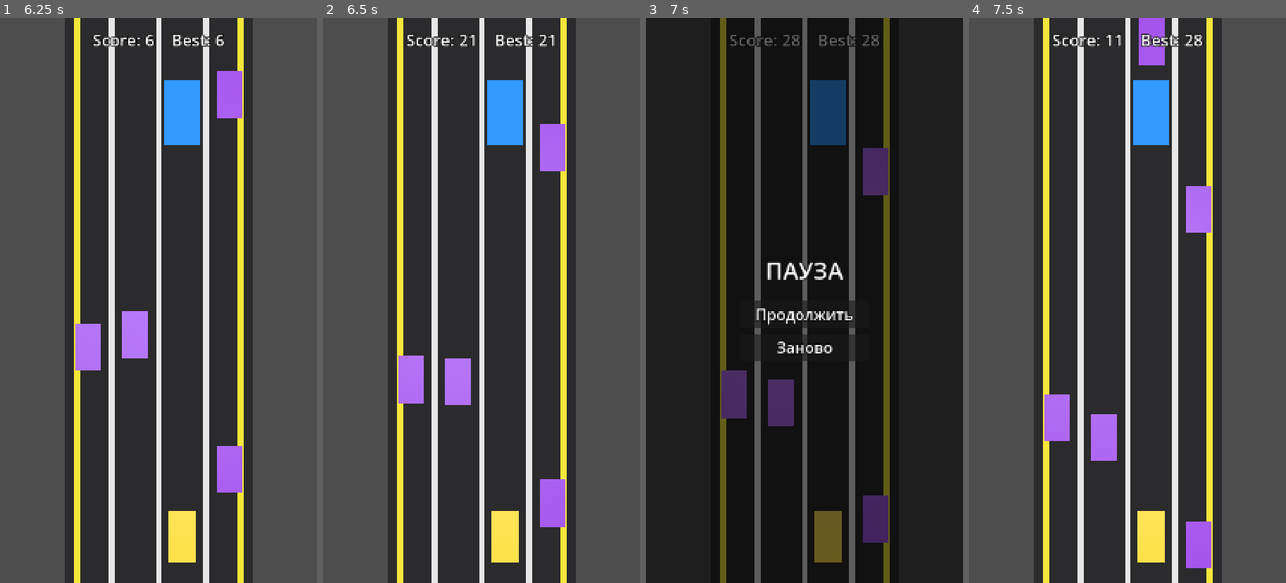
Above: before the commit, frames 1-4 (left to right).
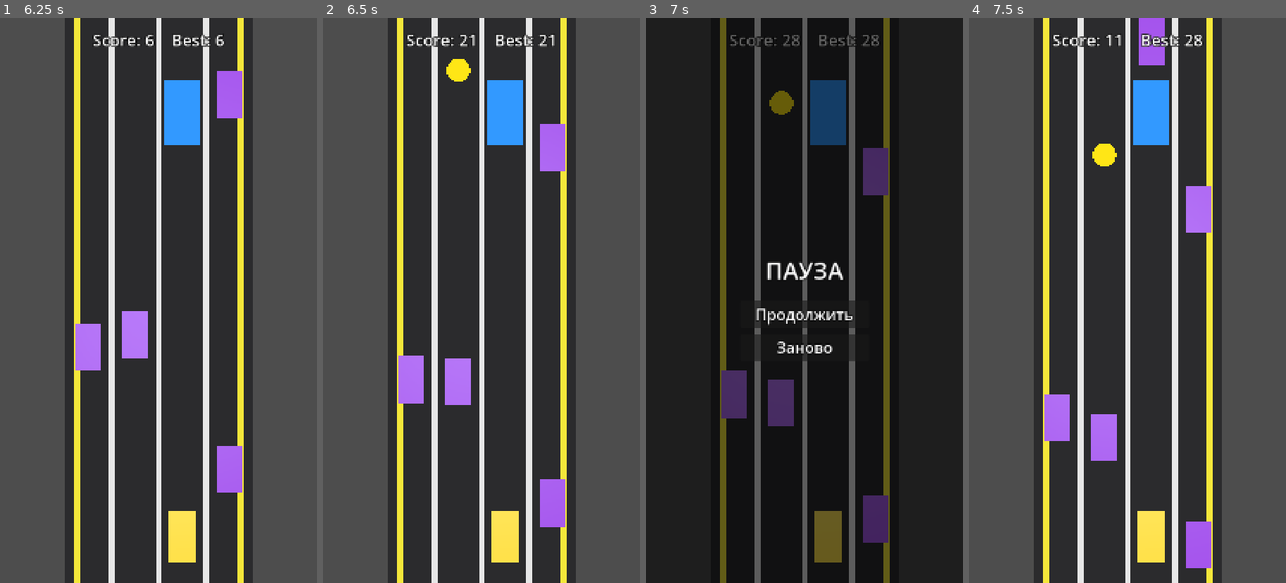
Above: after the commit, the same moments.

Repository: mibazarow/car-game
Game: Godot game, scene res://scenes/Main.tscn
The game is run twice, just before and just after one commit, with the same random seed, the same clock (stepped at 60 frames per second) and the same inputs.
Inputs:
- Up to frame 1 (6.25 s): click "Играть" at 0.5 s; tap Enter (ui_accept) at 1.25, 1.52, 2.27, 4.52, 5.27, 6.02 s; hold Right (move_right) 1.28-2.03 s; tap P at 1.35, 2.85, 5.1 s; hold Left (move_left) 2.03-2.78 s; tap R at 2.1, 4.35, 5.85 s; hold Right (move_right) 2.78-3.5 s; click "Заново" at 3.5 s; hold Right (move_right) 4.28-5.03 s; hold Left (move_left) from 5.03 s (still down)
- Up to frame 2 (6.5 s): keep holding Left (move_left)
- Up to frame 3 (7 s): keep holding Left (move_left); tap P at 6.6 s
- Up to frame 4 (7.5 s): release Left (move_left) at 7.25 s; click "Заново" at 7.25 s

Frame 1 is identical in both runs. In frame 2, 0.2% of the frame differs, in the area x 38-47%, y 7-12%; in frame 3, 0.2%, in the area x 38-47%, y 12-18%; in frame 4, 0.2%.

Commit message:
Nitro pickup: yellow circle every 15 passed cars, target approaches on pickup

Diff:
--- a/autoload/GameState.gd
+++ b/autoload/GameState.gd
@@ -4,6 +4,9 @@
 
 ## Emitted whenever `score` changes (so the HUD can refresh).
 signal score_changed
+
+## Emitted when enough traffic cars have been overtaken to spawn a nitro pickup.
+signal nitro_should_spawn
 
 ## Path (in user://) where the best score is persisted between runs.
 const BEST_SAVE_PATH := "user://best.cfg"
@@ -44,6 +47,10 @@
 const SPEED_STEP := 0.2
 ## Upper bound for the scroll speed.
 const SPEED_MAX := 20.0
+## Spawn a nitro pickup after this many overtaken traffic cars.
+const NITRO_EVERY := 15
+## How long (seconds) nitro stays active once collected.
+const NITRO_DURATION := 2.0
 
 ## Forward speed used by the road scroll.
 var speed: float = BASE_SPEED
@@ -55,6 +62,10 @@
 var state: String = "menu"
 ## Difficulty level already applied (speed bumps consumed).
 var _level := 0
+## Number of traffic cars overtaken since the last nitro pickup spawn.
+var passed_cars := 0
+## Seconds of nitro remaining (drained in `_process`; enemy approaches while > 0).
+var nitro_time := 0.0
 
 
 ## Add points to the current score and notify the HUD. Keeps `best` updated.
@@ -66,6 +77,27 @@
 		best = score
 	_update_difficulty()
 	score_changed.emit()
+
+
+## Called by traffic when a car is overtaken: score it, count it, and emit a
+## nitro-spawn signal once `NITRO_EVERY` cars have passed.
+func on_car_passed() -> void:
+	if state != "playing":
+		return
+	add_score(1)
+	passed_cars += 1
+	if passed_cars >= NITRO_EVERY:
+		passed_cars = 0
+		nitro_should_spawn.emit()
+
+## Start (or refresh) the nitro timer for `NITRO_DURATION` seconds.
+func activate_nitro() -> void:
+	nitro_time = NITRO_DURATION
+
+## Drain the nitro timer while playing so the fleeing car approaches.
+func _process(delta: float) -> void:
+	if state == "playing":
+		nitro_time = maxf(0.0, nitro_time - delta)
 
 
 ## Slowly raise `speed` as the score climbs, one small bump per
@@ -94,6 +126,8 @@
 	state = "playing"
 	speed = BASE_SPEED
 	_level = 0
+	passed_cars = 0
+	nitro_time = 0.0
 	score_changed.emit()
 
 ## Start a run from the menu: reset and enter the "playing" state.
--- a/scenes/Main.tscn
+++ b/scenes/Main.tscn
@@ -1,9 +1,10 @@
-[gd_scene load_steps=11 format=3 uid="uid://c1m4n7p2q9r3s5"]
+[gd_scene load_steps=12 format=3 uid="uid://c1m4n7p2q9r3s5"]
 
 [ext_resource type="PackedScene" path="res://scenes/RoadGenerator.tscn" id="1_roadgen"]
 [ext_resource type="PackedScene" path="res://scenes/PlayerCar.tscn" id="2_player"]
 [ext_resource type="PackedScene" path="res://scenes/TrafficSpawner.tscn" id="3_spawner"]
 [ext_resource type="PackedScene" path="res://scenes/FleeingCar.tscn" id="4_fleeing"]
+[ext_resource type="PackedScene" path="res://scenes/NitroSpawner.tscn" id="9_nitrospawner"]
 [ext_resource type="PackedScene" path="res://scenes/HUD.tscn" id="5_hud"]
 [ext_resource type="PackedScene" path="res://scenes/GameOverScreen.tscn" id="6_over"]
 [ext_resource type="PackedScene" path="res://scenes/MenuScreen.tscn" id="7_menu"]
@@ -27,6 +28,8 @@
 
 [node name="RoadGenerator" parent="." instance=ExtResource("1_roadgen")]
 
+[node name="NitroSpawner" parent="." instance=ExtResource("9_nitrospawner")]
+
 [node name="PlayerCar" parent="." instance=ExtResource("2_player")]
 
 [node name="TrafficSpawner" parent="." instance=ExtResource("3_spawner")]
--- /dev/null
+++ b/scenes/NitroPickup.tscn
@@ -0,0 +1,31 @@
+[gd_scene load_steps=4 format=3 uid="uid://n1t0r1p1c1k0u9"]
+
+[ext_resource type="Script" path="res://scripts/nitro_pickup.gd" id="1_pickup"]
+
+[sub_resource type="CylinderMesh" id="CylinderMesh_disc"]
+radius = 0.9
+height = 0.15
+
+[sub_resource type="StandardMaterial3D" id="Mat_yellow"]
+shading_mode = 0
+albedo_color = Color(1, 0.9, 0.1, 1)
+metalness = 0.0
+roughness = 0.5
+
+[sub_resource type="CylinderShape3D" id="Shape_disc"]
+radius = 0.9
+height = 0.4
+
+[node name="NitroPickup" type="Area3D"]
+script = ExtResource("1_pickup")
+collision_layer = 8
+collision_mask = 0
+
+[node name="Mesh" type="MeshInstance3D" parent="."]
+position = Vector3(0, 0.25, 0)
+mesh = SubResource("CylinderMesh_disc")
+surface_material_override/0 = SubResource("Mat_yellow")
+
+[node name="CollisionShape3D" type="CollisionShape3D" parent="."]
+position = Vector3(0, 0.25, 0)
+shape = SubResource("Shape_disc")
--- /dev/null
+++ b/scenes/NitroSpawner.tscn
@@ -0,0 +1,6 @@
+[gd_scene load_steps=2 format=3 uid="uid://n1t0rsp0w0n3r1"]
+
+[ext_resource type="Script" path="res://scripts/nitro_spawner.gd" id="1_spawner"]
+
+[node name="NitroSpawner" type="Node3D"]
+script = ExtResource("1_spawner")
--- a/scenes/PlayerCar.tscn
+++ b/scenes/PlayerCar.tscn
@@ -23,7 +23,7 @@
 [node name="DetectArea" type="Area3D" parent="."]
 monitoring = true
 collision_layer = 0
-collision_mask = 6
+collision_mask = 14
 
 [node name="CollisionShape3D" type="CollisionShape3D" parent="DetectArea"]
 shape = SubResource("Shape_detect")
--- a/scripts/fleeing/fleeing_car.gd
+++ b/scripts/fleeing/fleeing_car.gd
@@ -11,6 +11,12 @@
 # NOTE: ortho camera `size` = full diameter, so visible Z is roughly -18..+6;
 # -14 sits near the top of the new, larger view.
 const Z_POS: float = -14.0
+# During nitro the target descends toward the player but stops short of the
+# player's DetectArea (z=2.0 is above the ~2.7..5.3 overlap window), so it can
+# never be caught.
+const NITRO_CATCH_Z: float = 2.0
+# How fast (units/s) the target descends toward the player during nitro.
+const NITRO_DESCEND_SPEED: float = 8.0
 # How far ahead / behind (in Z) we scan for traffic in a given lane.
 const DANGER_AHEAD: float = 4.0
 const DANGER_BEHIND: float = 1.5
@@ -34,8 +40,12 @@
 func _physics_process(delta: float) -> void:
 	if GameState.state != "playing":
 		return
-	# Stay pinned near the top of the screen.
-	position.z = Z_POS
+	# During nitro the target descends toward the player; otherwise it returns
+	# smoothly to the top of the screen. It never reaches the player.
+	if GameState.nitro_time > 0.0:
+		position.z = minf(position.z + NITRO_DESCEND_SPEED * delta, NITRO_CATCH_Z)
+	else:
+		position.z = lerp(position.z, Z_POS, 1.0 - exp(-2.0 * delta))
 
 	# Countdown to the next autonomous lane change.
 	_change_timer -= delta
--- /dev/null
+++ b/scripts/nitro_pickup.gd
@@ -0,0 +1,41 @@
+extends Area3D
+class_name NitroPickup
+## A flat yellow circle that scrolls down the road. The player drives over it
+## to activate nitro (~2s), during which the fleeing target car approaches.
+## Top-down view: +Y is up, world "forward" (travel direction) is -Z, road
+## scrolls +Z. Detected via Area3D (collision_layer = 8).
+
+# Lane center X positions (lanes 0..3, left -> right).
+const LANE_X: Array[float] = [-3.0, -1.0, 1.0, 3.0]
+# Where a freshly spawned pickup enters (top of screen, negative Z).
+const SPAWN_Z: float = -17.0
+# Past this Z the pickup scrolled past the player and is recycled.
+const RECYCLE_Z: float = 6.0
+
+## Whether this pickup is currently active (spawned / scrolling / visible).
+var active: bool = false
+
+## Place the pickup on a lane and start it scrolling toward the player.
+func activate(lane: int) -> void:
+	position.x = LANE_X[clampi(lane, 0, 3)]
+	position.z = SPAWN_Z
+	active = true
+	set_process(true)
+	show()
+
+## Return the pickup to the pool: stop processing and hide it.
+func deactivate() -> void:
+	active = false
+	set_process(false)
+	hide()
+
+## Whether this pickup is currently active.
+func is_active() -> bool:
+	return active
+
+func _physics_process(delta: float) -> void:
+	if GameState.state != "playing":
+		return
+	position.z += GameState.speed * delta
+	if position.z > RECYCLE_Z:
+		deactivate()
--- /dev/null
+++ b/scripts/nitro_spawner.gd
@@ -0,0 +1,18 @@
+extends Node3D
+## Listens for the nitro-spawn signal and reuses a single NitroPickup instance
+## to drop a pickup onto a random lane whenever one is due.
+
+@onready var _scene := preload("res://scenes/NitroPickup.tscn")
+var _pickup: NitroPickup = null
+
+func _ready() -> void:
+	GameState.nitro_should_spawn.connect(_spawn)
+
+## Spawn (or reuse) a nitro pickup on a random lane.
+func _spawn() -> void:
+	if _pickup != null and _pickup.is_active():
+		return
+	if _pickup == null:
+		_pickup = _scene.instantiate()
+		add_child(_pickup)
+	_pickup.activate(randi_range(0, 3))
--- a/scripts/player/player_car.gd
+++ b/scripts/player/player_car.gd
@@ -42,6 +42,9 @@
 		return
 	if area is TrafficCar:
 		GameState.game_over()
+	elif area is NitroPickup:
+		area.deactivate()
+		GameState.activate_nitro()
 
 func _physics_process(delta: float) -> void:
 	if GameState.state != "playing":
--- a/scripts/traffic/traffic_car.gd
+++ b/scripts/traffic/traffic_car.gd
@@ -11,8 +11,6 @@
 const SPAWN_Z: float = -17.0
 # Past this Z the car has passed the player and is recycled.
 const RECYCLE_Z: float = 18.0
-# Awarded once per car when it passes the player.
-const PASS_POINTS := 1
 ## Minimum world-Z gap to keep behind the car ahead (prevents overlap).
 const FOLLOW_DIST: float = 6.0
 ## X distance (units) beyond which two cars are considered different lanes.
@@ -84,6 +82,6 @@
 	position.z += speed_z * delta
 	if position.z > RECYCLE_Z:
 		if GameState.state == "playing":
-			GameState.add_score(PASS_POINTS)
+			GameState.on_car_passed()
 		deactivate()
 		recycled.emit(self)
Not shown, changed: process.md
